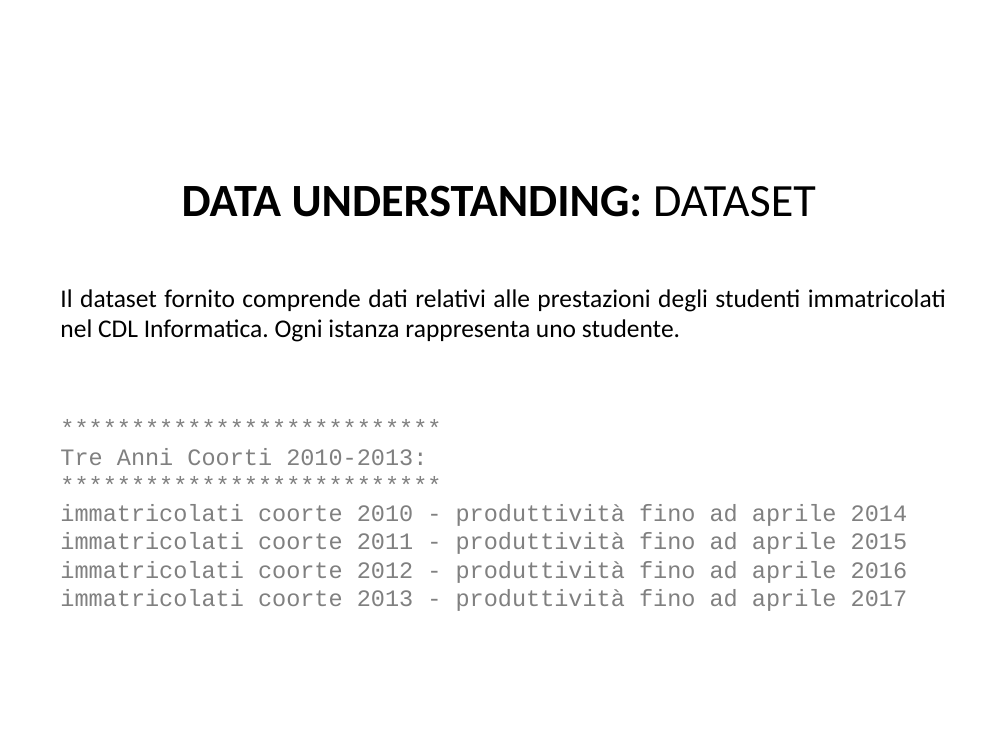
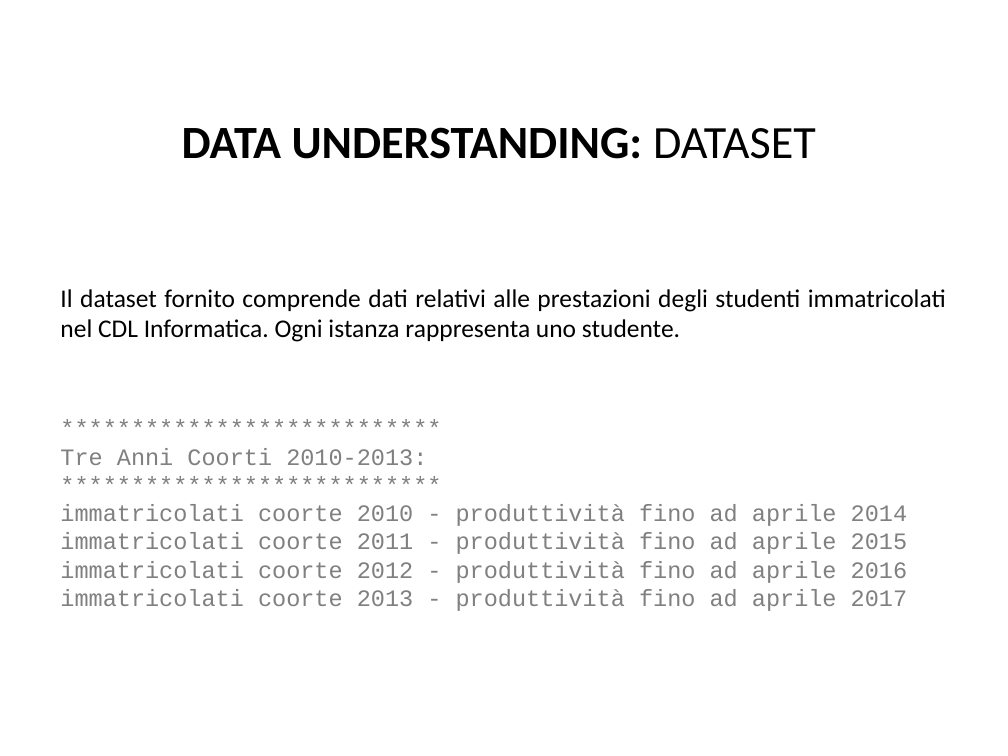
Before and after one commit to BlacknDecker/unifi, a slide deck: slide 2 of relazione.pptx. Drawn at 1008x756 pixels with LibreOffice and Linux fonts; fonts in the diff are those of the drawing; background and template pictures are left out. Boxes give left, top, right and bottom in pixels: in the first picture for what was removed or moved away, otherwise in the second. Text is boxed around its words. In the diff, an @@ line names an element or a change of style, - is before the commit and + after.

```diff
--- a/relazione.pptx
+++ b/relazione.pptx
@@ title "DATA UNDERSTANDING: DATASET" moved from (x1=182, y1=185, x2=816, y2=217) to (x1=182, y1=127, x2=816, y2=159) @@
```
Also in this commit, not shown: 1 other slide changed, 1 slide added, 7 other files.
